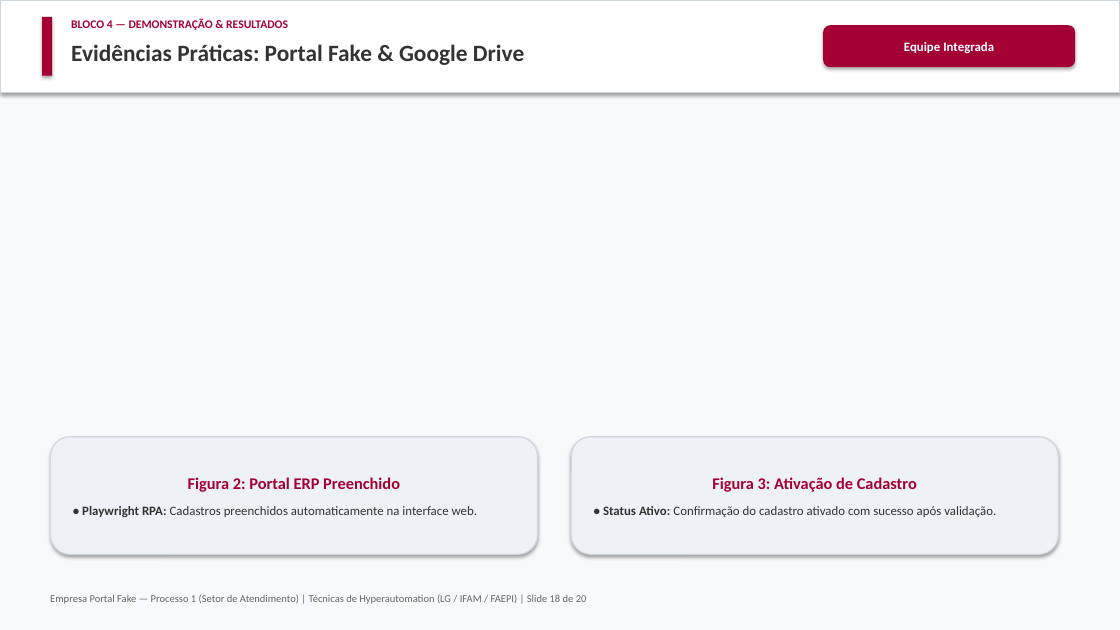
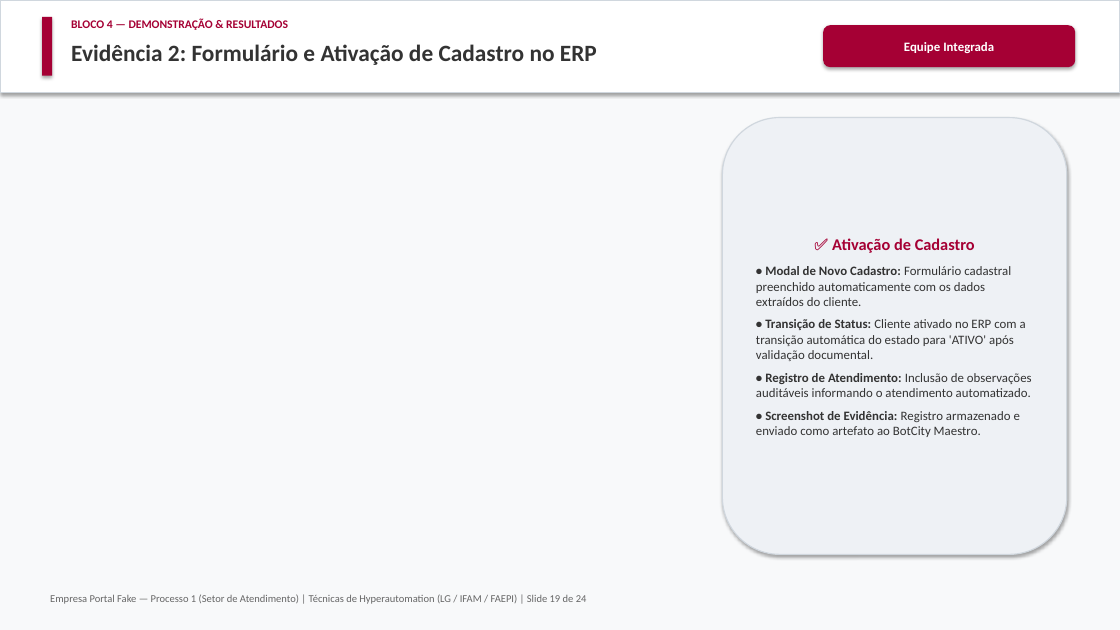
Before and after one commit to Sannyer3232/hyperautomation-equipe-1, a slide deck: slide 19 of docs/Apresentacao_Hyperautomation_Processo1_LG.pptx (slide 18 before the commit). Drawn at 1120x630 pixels with LibreOffice and Linux fonts; fonts in the diff are those of the drawing. Boxes give left, top, right and bottom in pixels: in the first picture for what was removed or moved away, otherwise in the second. Text is boxed around its words. In the diff, an @@ line names an element or a change of style, - is before the commit and + after.

Commit message:
docs: criados 5 slides dedicados em tela cheia para cada evidencia (screenshots e emails)

```diff
--- a/docs/Apresentacao_Hyperautomation_Processo1_LG.pptx
+++ b/docs/Apresentacao_Hyperautomation_Processo1_LG.pptx
@@ text at bbox=[71, 44, 597, 65]: text changed @@
-Evidências Práticas: Portal Fake & Google Drive
+Evidência 2: Formulário e Ativação de Cadastro no ERP
@@ rounded rectangle added at bbox=[723, 118, 1067, 555], fill #EEF1F5, outline #D0D7DE 1 pt, 11 pt, text #333333 @@
+✅ Ativação de Cadastro
+• Modal de Novo Cadastro: Formulário cadastral preenchido automaticamente com os dados extraídos do cliente.
+• Transição de Status: Cliente ativado no ERP com a transição automática do estado para 'ATIVO' após validação documental.
+• Registro de Atendimento: Inclusão de observações auditáveis informando o atendimento automatizado.
+• Screenshot de Evidência: Registro armazenado e enviado como artefato ao BotCity Maestro.
@@ rounded rectangle removed at bbox=[50, 437, 538, 555] @@
-Figura 2: Portal ERP Preenchido
-• Playwright RPA: Cadastros preenchidos automaticamente na interface web.
@@ rounded rectangle removed at bbox=[571, 437, 1059, 555] @@
-Figura 3: Ativação de Cadastro
-• Status Ativo: Confirmação do cadastro ativado com sucesso após validação.
```
Also in this commit, not shown: 3 other slides changed, 1 slide added, 8 other files.
